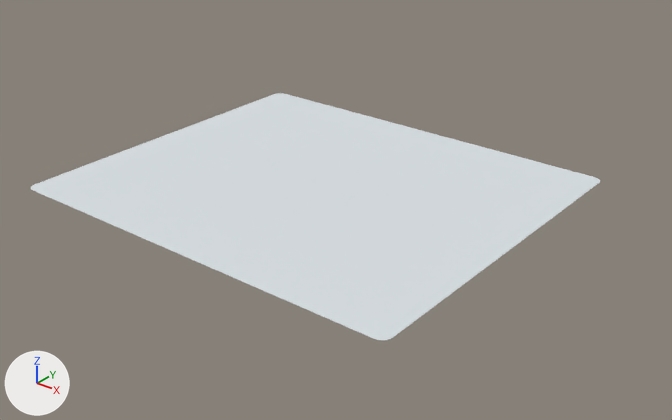
Before and after pictures for a commit that changed the FBX model SourceAssets/GHS/Park/SM_GHSPark_Ground.fbx.
Camera for both pictures: a 50 mm lens placed at (1212.0, -1535.0, 824.0), pointed at (44.0, -74.0, -81.0). The lights are fixed; the arrows at lower left show +X, +Y and +Z. The older version comes first.

Before the edit, the objects in view are built like this:
```python
me_sm_ghspark_ground = bpy.data.meshes.new('SM_GHSPark_Ground')
me_sm_ghspark_ground.from_pydata(...)  # 68 vertices, 66 faces; spans x -436.0..508.0, y -532.0..277.0, z 0.0
me_sm_ghspark_ground.materials.append(mat_m_ghspark_ground)  # white #dae1e5
ob_sm_ghspark_ground = bpy.data.objects.new('SM_GHSPark_Ground', me_sm_ghspark_ground)
ob_sm_ghspark_ground.location = (0.0, 0.0, 0.0)
```
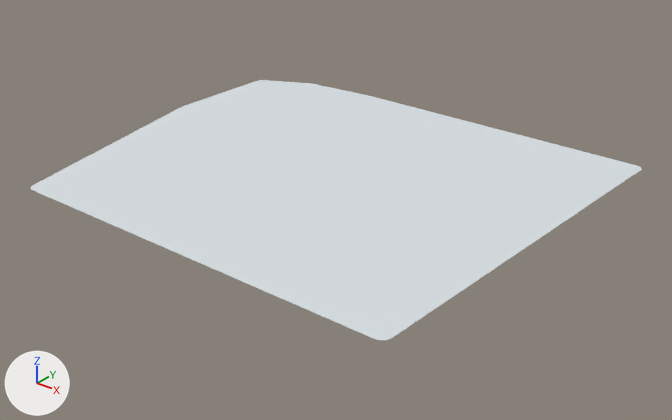
The change, as a list of edits to the scene's bpy script:
```text
Change me_sm_ghspark_ground:
    used by ob_sm_ghspark_ground; location = (0.0, 0.0, 0.0)
    remove me_sm_ghspark_ground.from_pydata(...)  # 68 vertices, 66 faces; spans x -436.0..508.0, y -532.0..277.0, z 0.0
    add me_sm_ghspark_ground.from_pydata(...)  # 114 vertices, 146 faces; spans x -558.0..550.0, y -532.0..408.0, z 0.0
    me_sm_ghspark_ground part 1
    46 vertices are added at x -558.0..550.0, y -514.0..408.0, z 0.0
    80 new faces join them
```

Boxes (x1, y1, x2, y2) around the edits, measured in the pictures (672 x 420 px):
'SM_GHSPark_Ground', reshaped (7% wider)
    before: (31, 93, 600, 340)
    after: (31, 80, 641, 340)
part 1 of me_sm_ghspark_ground, added
    after: (36, 80, 641, 334)
